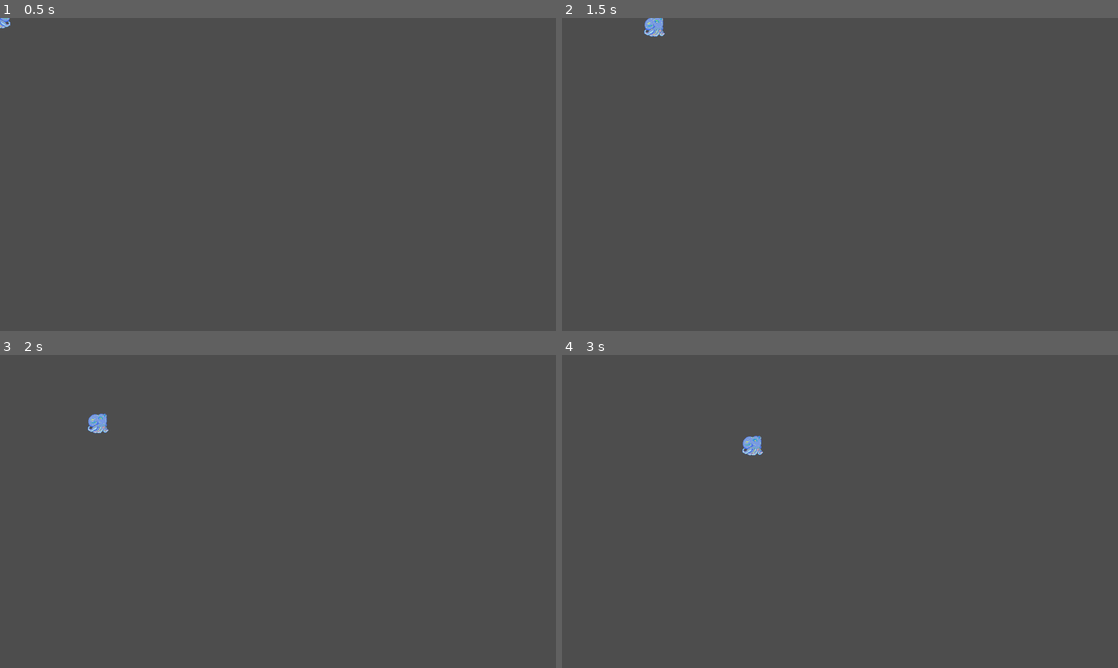
Above: before the commit, frames 1-4 (two rows, left to right).
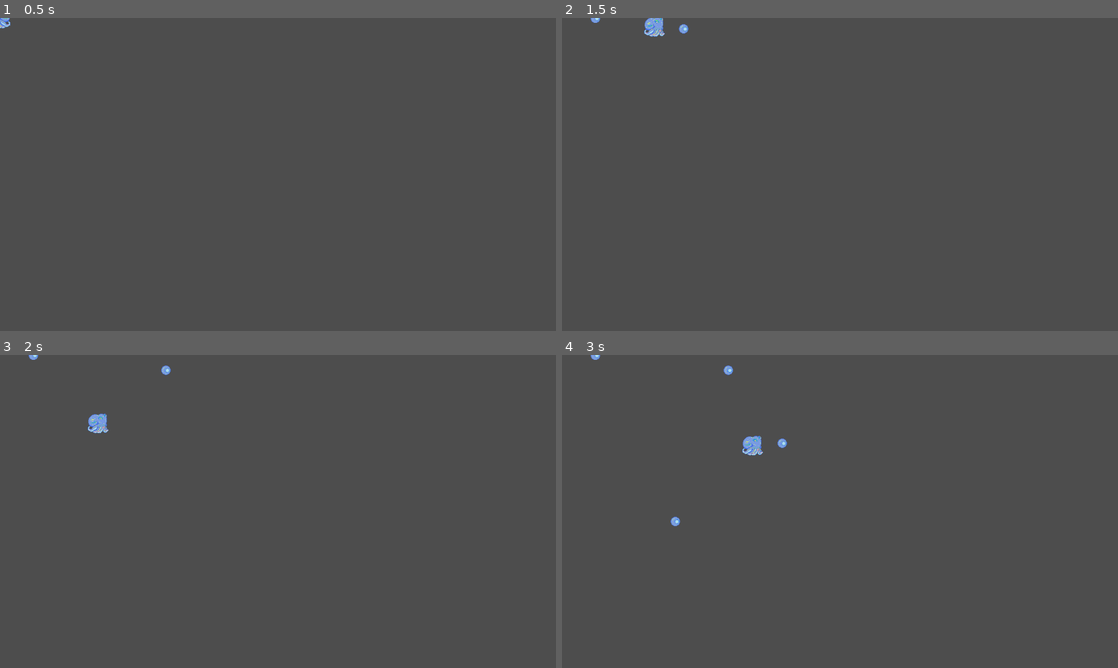
Above: after the commit, the same moments.

Repository: Igonorant/perfect-form
Game: Godot game, scene res://arena.tscn
Same seed, same stepped clock (60 frames per second), same inputs: the game is played once before the commit and once after it. Before the commit the project starts from res://player.tscn.
Inputs:
- Up to frame 1 (0.5 s): no input
- Up to frame 2 (1.5 s): tap Enter at 0.5 s; hold Right (move_right) 0.53-1.28 s; tap Q (atk_q, bound only after the commit) at 0.6, 1.35 s; hold Down (move_down) from 1.28 s (still down)
- Up to frame 3 (2 s): keep holding Down (move_down)
- Up to frame 4 (3 s): release Down (move_down) at 2.03 s; hold Right (move_right) 2.03-2.78 s; tap Q (atk_q, bound only after the commit) at 2.1, 2.85 s; hold Up (move_up) from 2.78 s (still down)

Frame 1 is identical in both runs. In frame 2, less than 0.1% of the frame differs, in the area x 5-23%, y 0-6%; in frame 3, less than 0.1%; in frame 4, 0.2%, in the area x 5-41%, y 0-55%.

Commit message:
Add projectile prototype

Diff:
--- /dev/null
+++ b/arena.tscn
@@ -0,0 +1,7 @@
+[gd_scene load_steps=2 format=3 uid="uid://f6kdul6wfu40"]
+
+[ext_resource type="PackedScene" uid="uid://cqtr5u7m31ils" path="res://player.tscn" id="1_ubfh8"]
+
+[node name="Arena" type="Node2D"]
+
+[node name="Player" parent="." instance=ExtResource("1_ubfh8")]
--- a/components/velocity_component.gd
+++ b/components/velocity_component.gd
@@ -11,9 +11,7 @@
 
 
 func _ready() -> void:
-    m_velocity = Vector2.ZERO
     m_direction = Vector2.ZERO
-    assert(acceleration > static_friction, "Friction should not be greater than acceleration—it doesn't make sense.")
 
 
 func _process(delta: float) -> void:
--- a/player.gd
+++ b/player.gd
@@ -3,6 +3,7 @@
 
 @onready var c_velocity : VelocityComponent = $VelocityComponent
 @onready var n_sprite : Sprite2D = $Sprite2D
+@onready var scn_projectile = preload("res://projectile.tscn")
 
 var m_screen_size # Size of the game window.
 var m_flip_h : bool # Flip the player horizontally.
@@ -17,6 +18,7 @@
 
 func _process(_delta: float) -> void:
     _calculate_direction()
+    _handle_inputs()
     _move()
     _update_sprite_direction()
 
@@ -34,6 +36,15 @@
     if Input.is_action_pressed("move_up"):
         m_player_input_direction.y -= 1
 
+func _handle_inputs() -> void:
+    if Input.is_action_just_pressed("atk_q"):
+        var projectile_instance : Projectile = scn_projectile.instantiate()
+        projectile_instance.m_spawn_direction = Vector2.RIGHT * (1 if m_flip_h else -1) if velocity.is_zero_approx() else velocity
+        projectile_instance.m_spawn_position = position + projectile_instance.m_spawn_direction.normalized() * 20
+        projectile_instance.speed = max(velocity.length() * 3, 300)
+        printt(projectile_instance.m_spawn_direction, max(velocity.length() * 5, 600))
+        owner.add_child(projectile_instance)
+
 
 func _move() -> void:
     c_velocity.set_direction(m_player_input_direction)
--- a/project.godot
+++ b/project.godot
@@ -11,7 +11,7 @@
 [application]
 
 config/name="Perfect Form"
-run/main_scene="uid://cqtr5u7m31ils"
+run/main_scene="uid://f6kdul6wfu40"
 config/features=PackedStringArray("4.4", "Mobile")
 config/icon="res://icon.svg"
 
@@ -48,6 +48,11 @@
 "events": [Object(InputEventKey,"resource_local_to_scene":false,"resource_name":"","device":-1,"window_id":0,"alt_press …(195 unchanged characters)…
 ]
 }
+atk_q={
+"deadzone": 0.2,
+"events": [Object(InputEventKey,"resource_local_to_scene":false,"resource_name":"","device":-1,"window_id":0,"alt_pressed":false,"shift_pressed":false,"ctrl_pressed":false,"meta_pressed":false,"pressed":false,"keycode":0,"physical_keycode":81,"key_label":0,"unicode":113,"location":0,"echo":false,"script":null)
+]
+}
 
 [rendering]
 
--- /dev/null
+++ b/projectile.gd
@@ -0,0 +1,24 @@
+class_name Projectile
+extends Area2D
+
+@onready var c_velocity : VelocityComponent = $VelocityComponent
+
+@export var speed : float = 300
+
+var m_spawn_direction : Vector2
+var m_spawn_position : Vector2
+
+func _ready() -> void:
+    position = m_spawn_position
+    c_velocity.set_direction(m_spawn_direction)
+    c_velocity.velocity_limit = speed
+    c_velocity.m_velocity = m_spawn_direction.normalized() * speed
+
+
+func _process(delta: float) -> void:
+    var velocity : Vector2 = c_velocity.get_velocity()
+    position += velocity * delta
+
+
+func _on_life_timeout() -> void:
+    queue_free()
--- /dev/null
+++ b/projectile.tscn
@@ -0,0 +1,30 @@
+[gd_scene load_steps=5 format=3 uid="uid://ctbnto7f4ovr7"]
+
+[ext_resource type="Script" uid="uid://q5868nlellyn" path="res://projectile.gd" id="1_dgwo2"]
+[ext_resource type="Texture2D" uid="uid://jm4emo7kt814" path="res://assets/poderzin.png" id="1_qxf0c"]
+[ext_resource type="Script" uid="uid://djmqb2cpcmfek" path="res://components/velocity_component.gd" id="2_dgwo2"]
+
+[sub_resource type="CircleShape2D" id="CircleShape2D_sxmqc"]
+radius = 11.0114
+
+[node name="Projectile" type="Area2D"]
+script = ExtResource("1_dgwo2")
+metadata/_edit_group_ = true
+
+[node name="Sprite2D" type="Sprite2D" parent="."]
+texture = ExtResource("1_qxf0c")
+
+[node name="CollisionShape2D" type="CollisionShape2D" parent="."]
+position = Vector2(0, 0.5)
+shape = SubResource("CircleShape2D_sxmqc")
+
+[node name="VelocityComponent" type="Node" parent="."]
+script = ExtResource("2_dgwo2")
+acceleration = 0.0
+metadata/_custom_type_script = "uid://djmqb2cpcmfek"
+
+[node name="Life" type="Timer" parent="."]
+wait_time = 5.0
+autostart = true
+
+[connection signal="timeout" from="Life" to="." method="_on_life_timeout"]
Not shown, added: projectile.gd.uid
Not shown, added: arena.tscn7683521939.tmp
